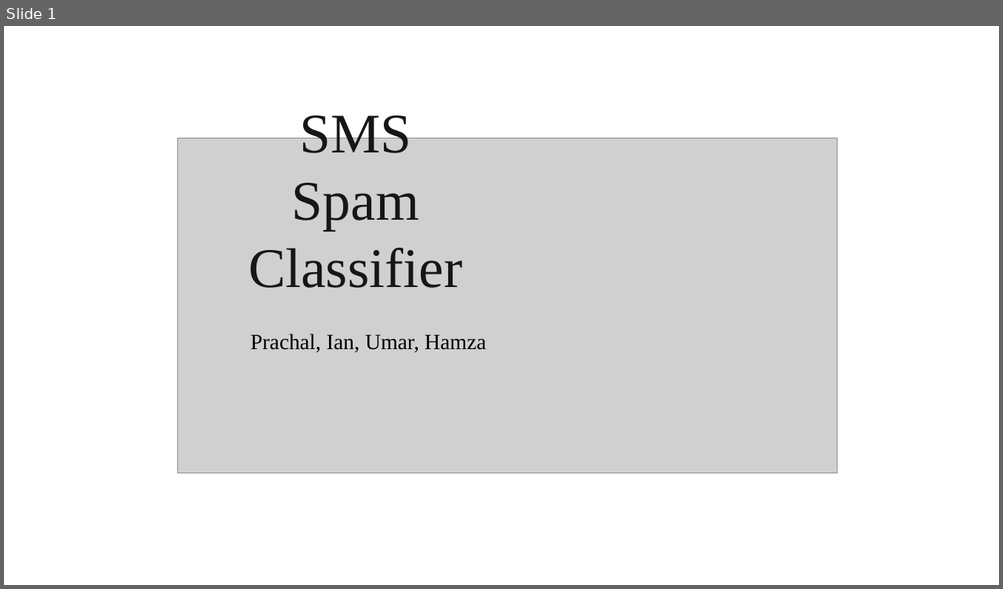
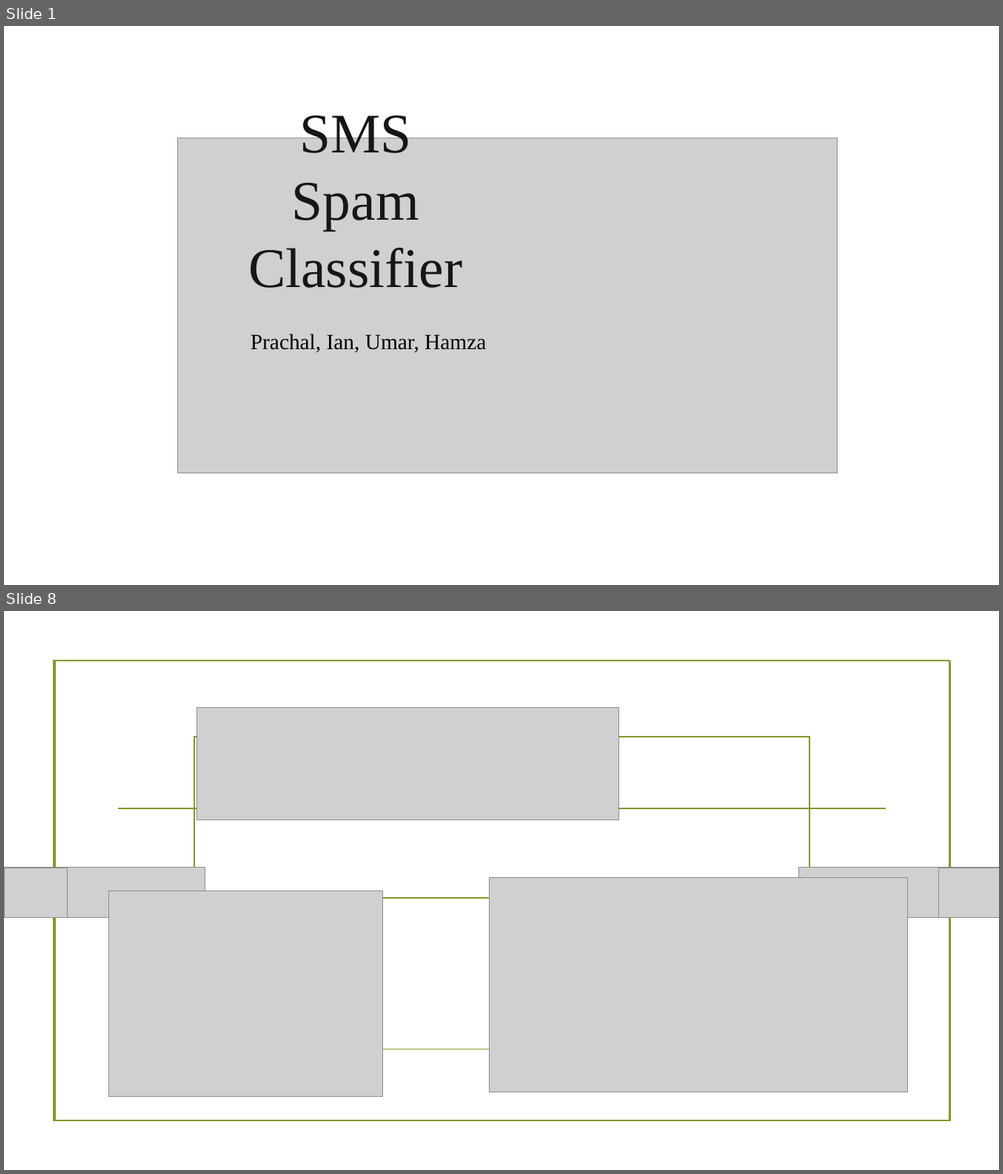
Before and after one commit to devdada/CS-418-Final-Project, a slide deck: SMS Spam Classifier.pptx. Shown one above the other, each under a label of ours: slide 1 before the commit, slides 1 and 8 after it; the slides between them are not shown. The pictures are 1003x589 and 1003x1174 pixels, drawn with LibreOffice and Linux fonts; fonts in the diff are those of the drawing; grey boxes stand for pictures; background and template pictures are left out. Boxes give left, top, right and bottom in pixels: in the first picture for what was removed or moved away, otherwise in the second. Text is boxed around its words. In the diff, an @@ line names an element or a change of style, - is before the commit and + after.

```diff
--- a/SMS Spam Classifier.pptx
+++ b/SMS Spam Classifier.pptx
@@ slide 8 added at (4,611,999,1170), background picture (left out) @@
@@ rectangle added at (54,661,948,1122), outline #83992A 1.25 pt @@
@@ rectangle added at (55,661,950,1122), outline #83992A 1.25 pt @@
@@ picture added at (196,708,619,820) @@
@@ rectangle added at (194,737,810,1050), outline #83992A 1.25 pt @@
@@ line added from (118, 809) to (885, 809), #83992A 1.25 pt @@
@@ picture added at (4,868,205,917) @@
@@ picture added at (4,869,68,917) @@
@@ picture added at (799,868,999,917) @@
@@ picture added at (938,869,999,917) @@
@@ picture added at (108,891,383,1096) @@
@@ line added from (223, 898) to (780, 898), #83992A 1.25 pt @@
@@ picture added at (489,878,908,1092) @@
```
Also in this commit, not shown: 2 slides changed, 6 other slides added, 1 slide removed.
